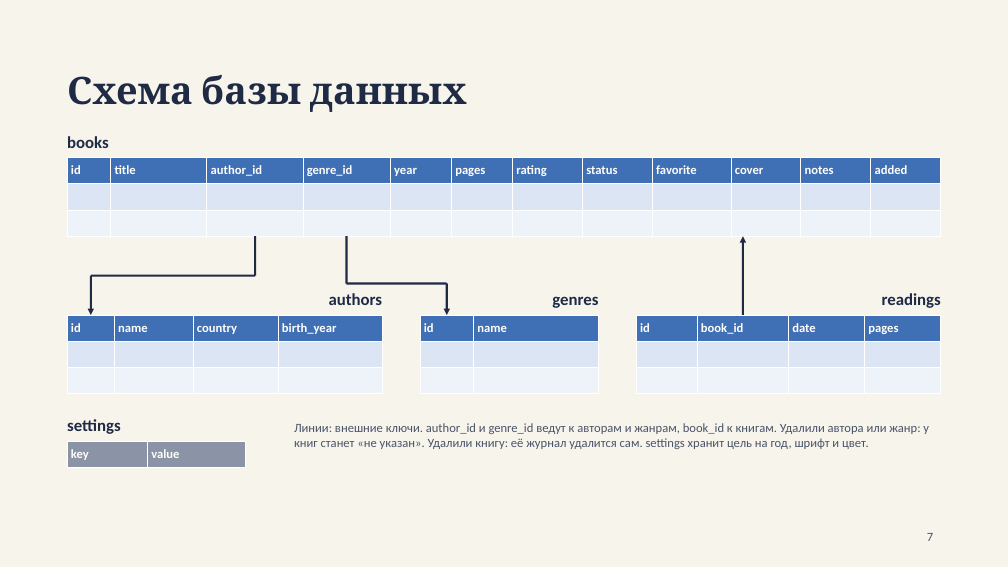
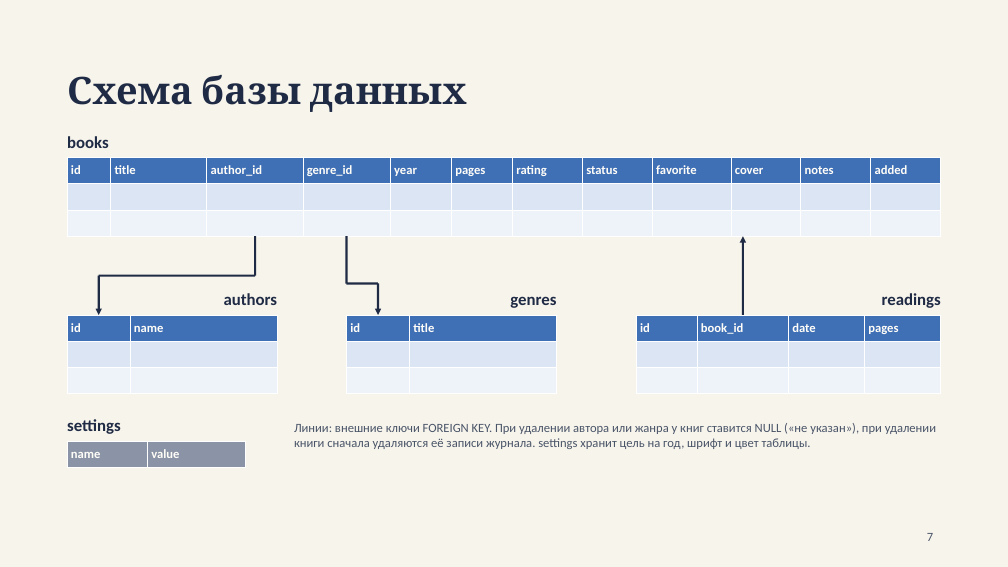
Before and after one commit to monogamie/project, a slide deck: slide 7 of Документы/Презентация.pptx. Drawn at 1008x567 pixels with LibreOffice and Linux fonts; fonts in the diff are those of the drawing. Boxes give left, top, right and bottom in pixels: in the first picture for what was removed or moved away, otherwise in the second. Text is boxed around its words. In the diff, an @@ line names an element or a change of style, - is before the commit and + after.

```diff
--- a/Документы/Презентация.pptx
+++ b/Документы/Презентация.pptx
@@ text "authors": place and size @@
-text "authors" at [329,293,382,305]
+text "authors" at [224,293,277,305]
@@ arrow moved from (91, 276) - (91, 315) to (99, 276) - (99, 315) @@
@@ line moved from (256, 276) - (91, 276) to (256, 276) - (99, 276) @@
@@ text "genres": place and size @@
-text "genres" at [552,296,598,308]
+text "genres" at [510,296,556,308]
@@ line moved from (346, 284) - (447, 284) to (346, 284) - (378, 284) @@
@@ arrow moved from (447, 284) - (447, 315) to (378, 284) - (378, 315) @@
@@ table at [67,315,277,391] @@
-column 3: country |  | 
-column 4: birth_year |  | 
@@ table: place and size @@
-table at [67,315,382,391]
+table at [67,315,277,391]
@@ table at [346,315,556,391] @@
-row 1, column 2: name
+row 1, column 2: title
@@ table: place and size @@
-table at [420,315,599,391]
+table at [346,315,556,391]
@@ table at [67,441,246,516] @@
-row 1, column 1: key
+row 1, column 1: name
@@ text at [294,423,936,449]: text changed @@
-Линии: внешние ключи. author_id и genre_id ведут к авторам и жанрам, book_id к книгам. Удалили автора или жанр: у книг станет «не указан». Удалили книгу: её журнал удалится сам. settings хранит цель на год, шрифт и цвет.
+Линии: внешние ключи FOREIGN KEY. При удалении автора или жанра у книг ставится NULL («не указан»), при удалении книги сначала удаляются её записи журнала. settings хранит цель на год, шрифт и цвет таблицы.
```
Also in this commit, not shown: 12 other slides changed, 4 slides added, 2 slides removed, 7 other files.
